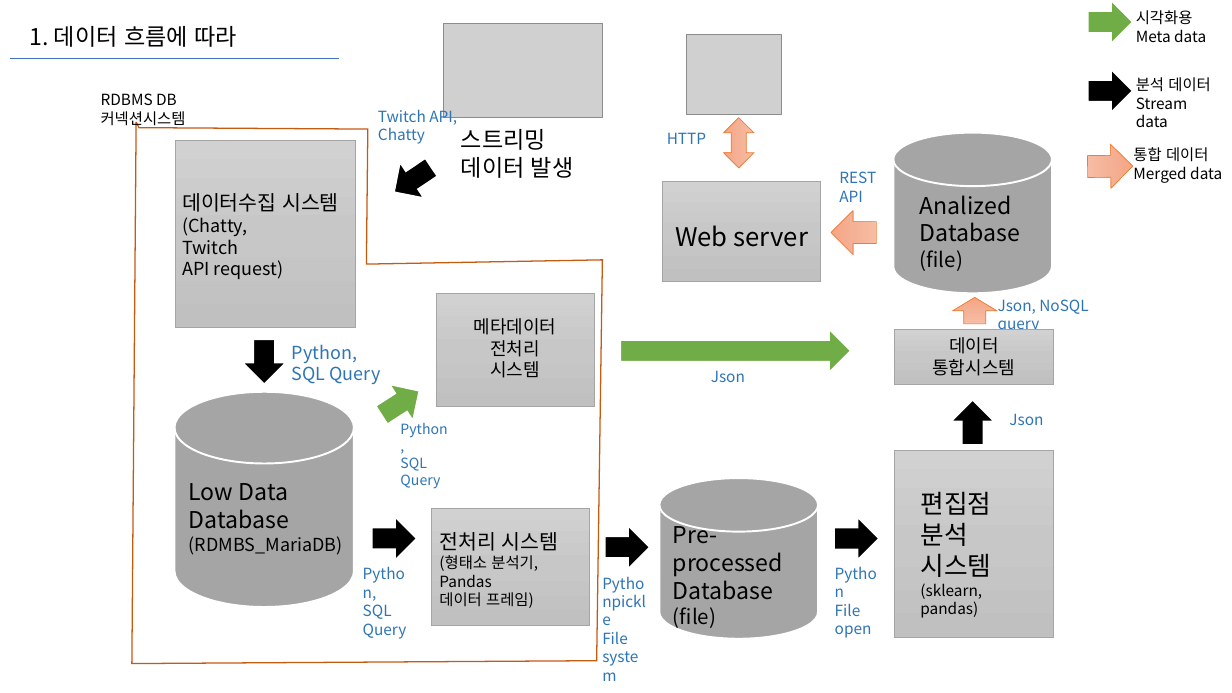
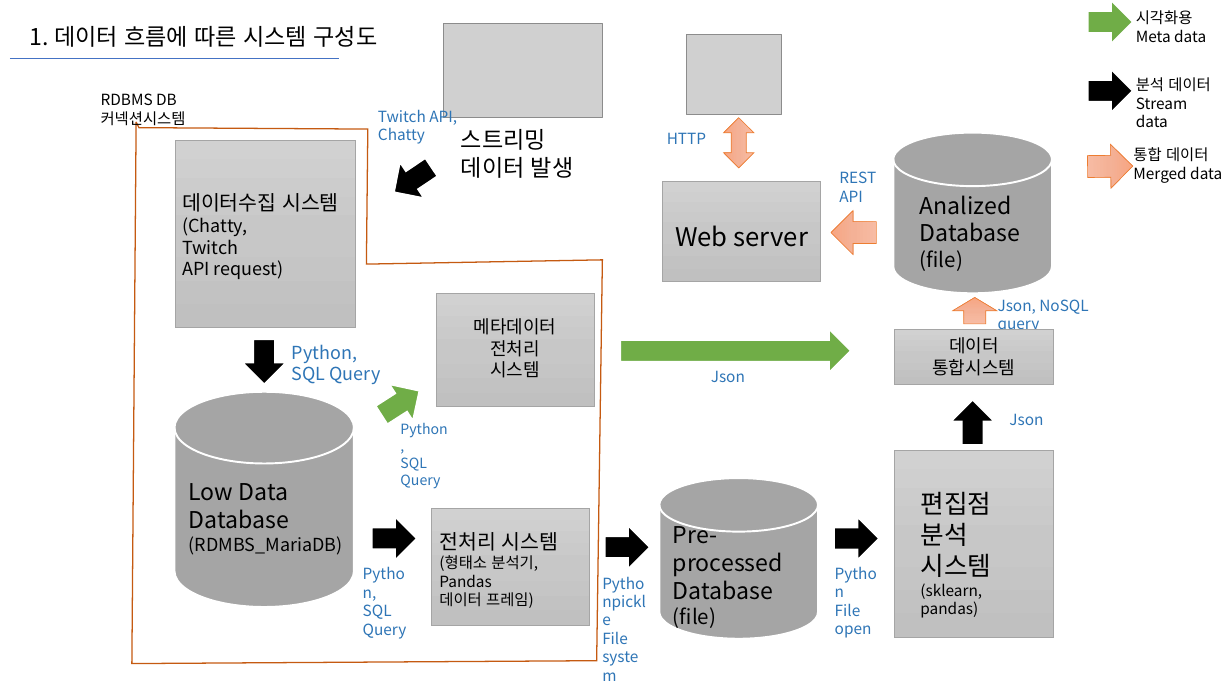
Before and after one commit to chanuuuuu/OnAD_project, a slide deck: slide 2 of docs/19_시스템구성도/시스템구성도.pptx (slide 3 before the commit). Drawn at 1232x693 pixels with LibreOffice and Linux fonts; fonts in the diff are those of the drawing; grey boxes stand for pictures. Boxes give left, top, right and bottom in pixels: in the first picture for what was removed or moved away, otherwise in the second. Text is boxed around its words. In the diff, an @@ line names an element or a change of style, - is before the commit and + after.

```diff
--- a/docs/19_시스템구성도/시스템구성도.pptx
+++ b/docs/19_시스템구성도/시스템구성도.pptx
@@ text at <box>30,26,378,47</box>: text changed @@
-1. 데이터 흐름에 따라
+1. 데이터 흐름에 따른 시스템 구성도
```
Also in this commit, not shown: 2 slides added, 3 slides removed.
